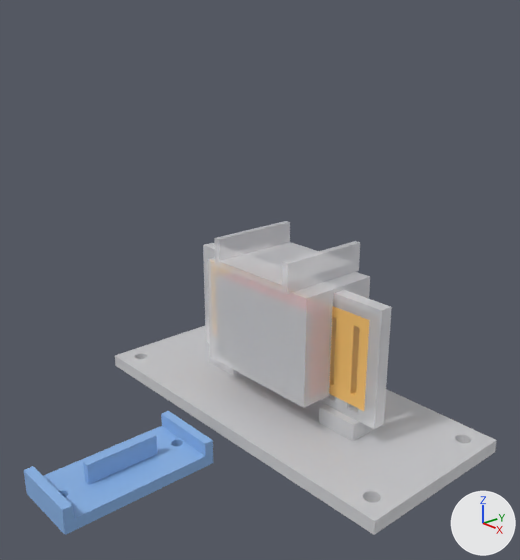
One commit to the Blender file 2-0/magnit/Магнит_проба_стол86.blend: the scene before it, then after it.
Before and after are seen from a 50 mm camera at (111.6, -106.3, 78.2) aimed at (-3.0, -5.3, 22.5). Every picture has the same lights, and +X, +Y and +Z are marked at lower right. The older version comes first.

The older version as bpy lines, for what is in view:
```python
ob_8_катушек__провод_0_3___40_витков = bpy.data.objects.new('8 катушек (провод 0.3, ~40 витков)', me_mag_katushki_proverka)
ob_8_катушек__провод_0_3___40_витков.location = (0.0, 0.0, 0.0)
ob_u_скоба_с_ложем = bpy.data.objects.new('U-скоба с ложем', me_mag_skoba)
ob_u_скоба_с_ложем.parent = ob_скоба__едет
ob_u_скоба_с_ложем.location = (0.0, 0.0, 0.0)
ob_магниты_20_10_5 = bpy.data.objects.new('магниты 20×10×5', me_mag_magnity_proverka)
ob_магниты_20_10_5.parent = ob_скоба__едет
ob_магниты_20_10_5.location = (0.0, 0.0, 0.0)
ob_оправка__щёчка_с_сердечником = bpy.data.objects.new('оправка: щёчка с сердечником', me_mag_opravka_a)
ob_оправка__щёчка_с_сердечником.location = (0.0, -45.0, -10.0)
ob_основа = bpy.data.objects.new('основа', me_mag_osnova)
ob_основа.location = (0.0, 0.0, 0.0)
ob_рамка_катушек = bpy.data.objects.new('рамка катушек', me_mag_ramka)
ob_рамка_катушек.location = (0.0, 0.0, 0.0)
ob_скоба__едет = bpy.data.objects.new('скоба (едет)', None)
ob_скоба__едет.location = (0.0, 0.0, 0.0)
ob_стальные_пластинки = bpy.data.objects.new('стальные пластинки', me_mag_stal_proverka)
ob_стальные_пластинки.parent = ob_скоба__едет
ob_стальные_пластинки.location = (0.0, 0.0, 0.0)
```
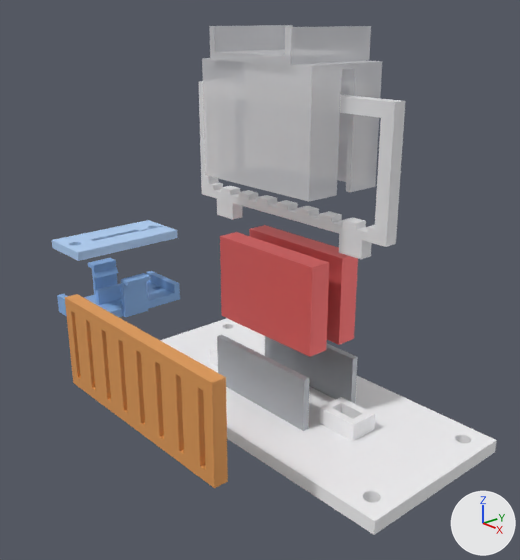
ob_скоба__едет is not drawn itself; it is the parent of ob_u_скоба_с_ложем, ob_магниты_20_10_5, ob_стальные_пластинки.

Boxes (x1, y1, x2, y2) around the edits, measured in the pictures (520 x 560 px):
'U-скоба с ложем', moved: before (207, 221, 370, 408); after (202, 25, 382, 202)
'основа', recoloured, surface changed: (160, 326, 497, 535) in both
'8 катушек (провод 0.3, ~40 витков)', recoloured, moved: before (329, 306, 369, 411); after (65, 294, 228, 488)
'магниты 20×10×5', moved (not visible before): after (220, 225, 358, 357)
'рамка катушек', surface changed, moved: before (203, 243, 392, 429); after (199, 81, 405, 259)
'оправка: щёчка с сердечником', deleted (blue): before (24, 411, 213, 535)
'стальные пластинки', moved (not visible before): after (217, 335, 358, 431)
'оправка: щёчка с сердечником и защёлками', added (blue): after (57, 258, 180, 317)
'оправка: прижимная щёчка', added (blue): after (52, 220, 177, 261)

What the commit changed:
In material 'основа' (mat_основа), alpha goes from 0.6 to 1.0.
Material 'основа' (mat_основа) changes colour from white #e7e7ea to white #f7f7f9; in linear values from (0.8, 0.8, 0.82) to (0.93, 0.93, 0.95).
In material 'рамка' (mat_рамка), alpha goes from 0.5 to 0.75.
Material 'медь' (mat_медь) is new.
Its base color is (0.9, 0.4, 0.12) (orange #f3aa61).
Its metallic is 0.3.
Material 'оправка b' (mat_оправка_b) is new.
Its base color is (0.45, 0.65, 0.95) (blue #b3d3f9).
me_mag_katushki_proverka has 72 vertices, 172 faces and spans x -26.0..26.0, y -1.5..1.5, z 0.0..20.9.
me_mag_katushki_proverka no longer uses material mat_катушки (orange #f9c46c).
me_mag_katushki_proverka gains material mat_медь (orange #f3aa61).
Mesh me_mag_opravka_b is new.
It has 496 vertices, 992 faces and spans x -8.0..8.0, y -17.0..17.0, z 0.0..2.5.
It uses material mat_оправка_b (blue #b3d3f9).
Mesh me_mag_opravka_a_1 is new.
It has 572 vertices, 1148 faces and spans x -11.9..11.9, y -17.0..17.0, z 0.0..12.0.
It uses material mat_оправка (blue #89b3e7).
Object 'рамка катушек' (ob_рамка_катушек) moves from (0.0, 0.0, 0.0) to (0.0, 0.0, 40.0).
Object '8 катушек (провод 0.3, ~40 витков)' (ob_8_катушек__провод_0_3___40_витков) moves from (0.0, 0.0, 0.0) to (0.0, -40.0, 0.0).
Object 'скоба (едет)' (ob_скоба__едет) moves from (0.0, 0.0, 0.0) to (0.0, 0.0, 45.0).
Object 'магниты 20×10×5' (ob_магниты_20_10_5) moves from (0.0, 0.0, 0.0) to (0.0, 0.0, -35.0).
Object 'стальные пластинки' (ob_стальные_пластинки) moves from (0.0, 0.0, 0.0) to (0.0, 0.0, -60.0).
Object 'оправка: щёчка с сердечником' (ob_оправка__щёчка_с_сердечником) is deleted.
Object 'оправка: прижимная щёчка' (ob_оправка__прижимная_щёчка) is new; it shows me_mag_opravka_b.
Its location is (-75.0, 0.0, 13.5).
Object 'оправка: щёчка с сердечником и защёлками' (ob_оправка__щёчка_с_сердечником_и_защёлками) is new; it shows me_mag_opravka_a_1.
Its location is (-75.0, 0.0, -7.0).
